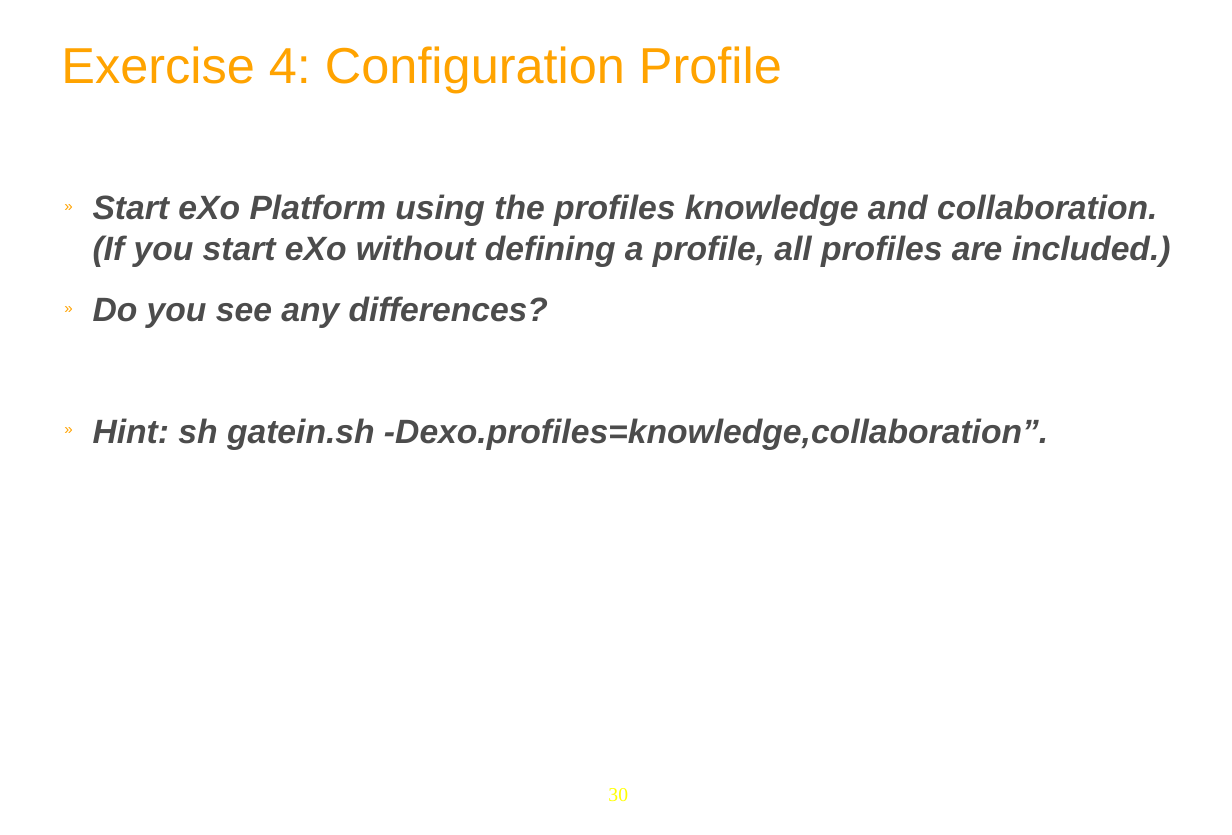
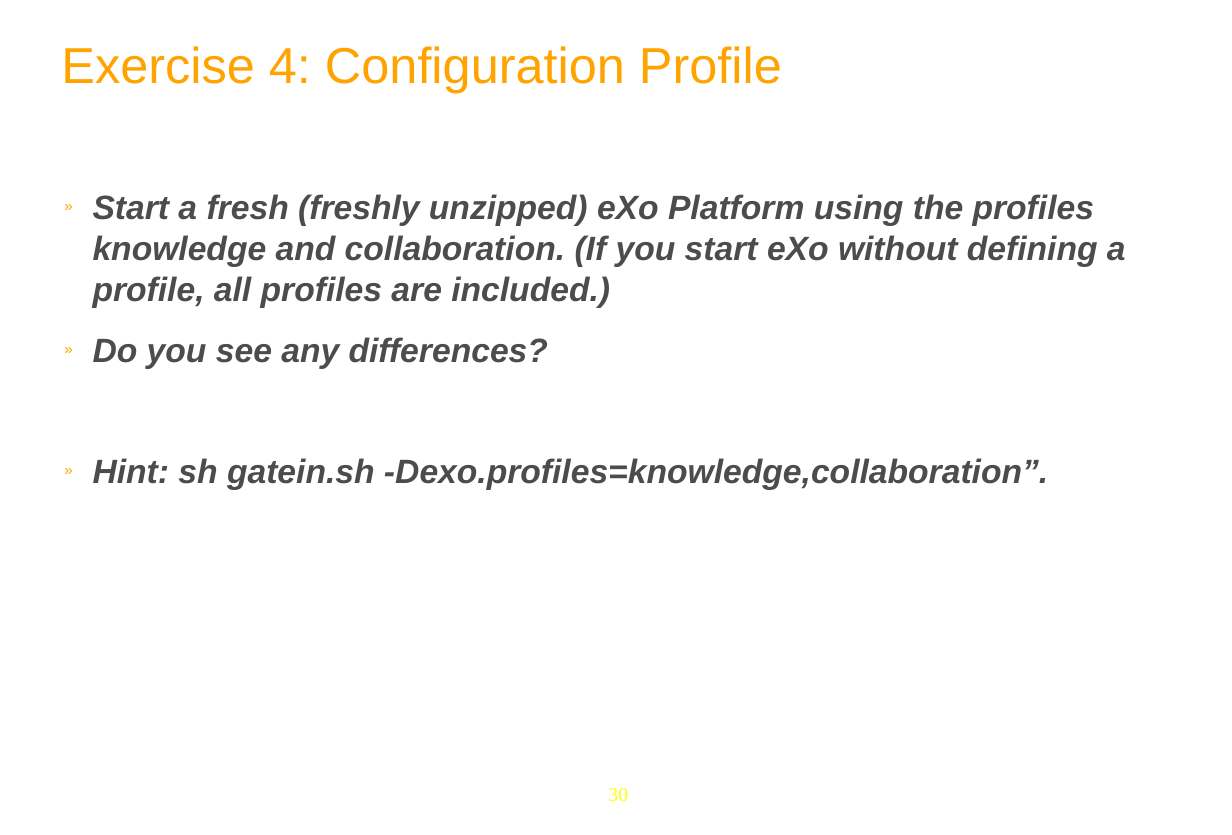
Before and after one commit to anhvurz90/training, a slide deck: slide 30 of exo-developer/210-configuration/slides/210-Portal-configuration-XDev-en.ppt. Drawn at 1232x835 pixels with LibreOffice and Linux fonts; fonts in the diff are those of the drawing; background and template pictures are left out. Boxes give left, top, right and bottom in pixels: in the first picture for what was removed or moved away, otherwise in the second. Text is boxed around its words. In the diff, an @@ line names an element or a change of style, - is before the commit and + after.

```diff
--- a/exo-developer/210-configuration/slides/210-Portal-configuration-XDev-en.ppt
+++ b/exo-developer/210-configuration/slides/210-Portal-configuration-XDev-en.ppt
@@ text at box(93, 194, 1126, 308): text changed @@
-» Start eXo Platform using the profiles knowledge and collaboration. (If you start eXo without defining a profile, all profiles are included.)
+» Start a fresh (freshly unzipped) eXo Platform using the profiles knowledge and collaboration. (If you start eXo without defining a profile, all profiles are included.)
```
Also in this commit, not shown: 11 other slides changed, 2 slides added, 3 slides removed, 15 other files.
